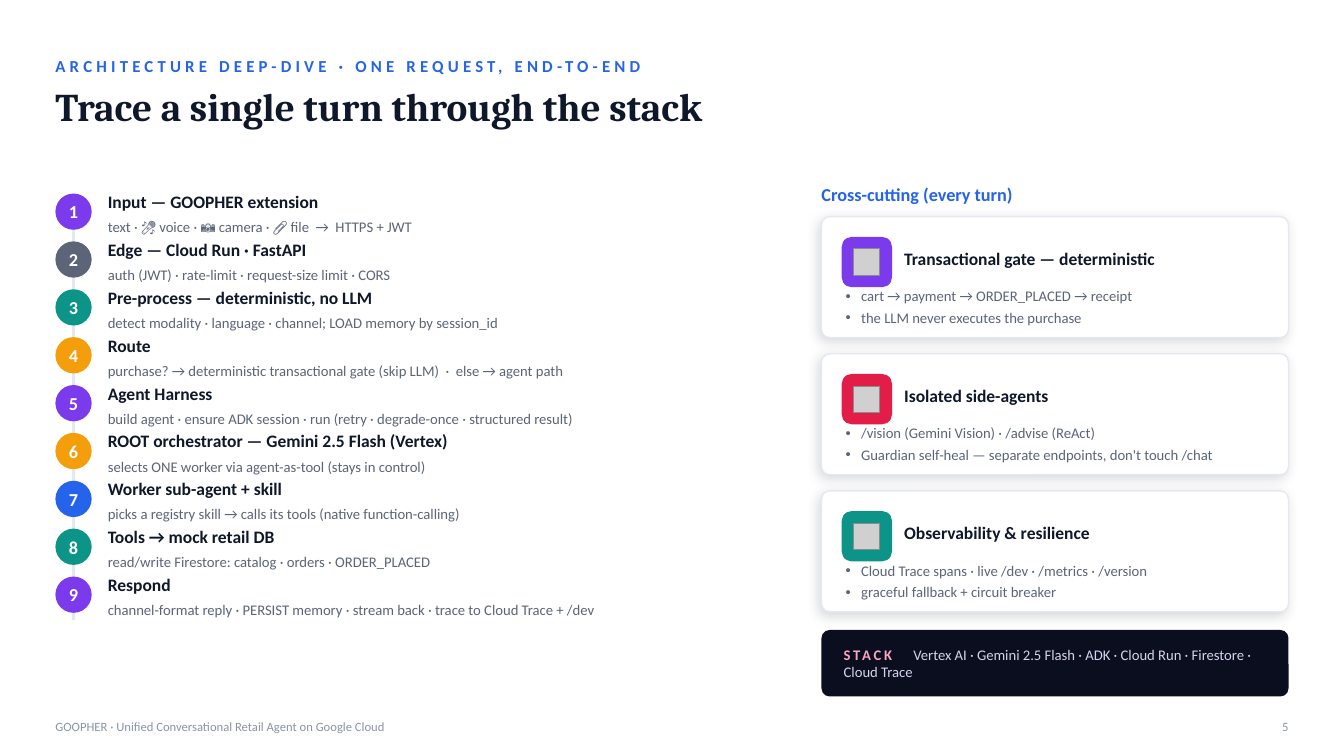
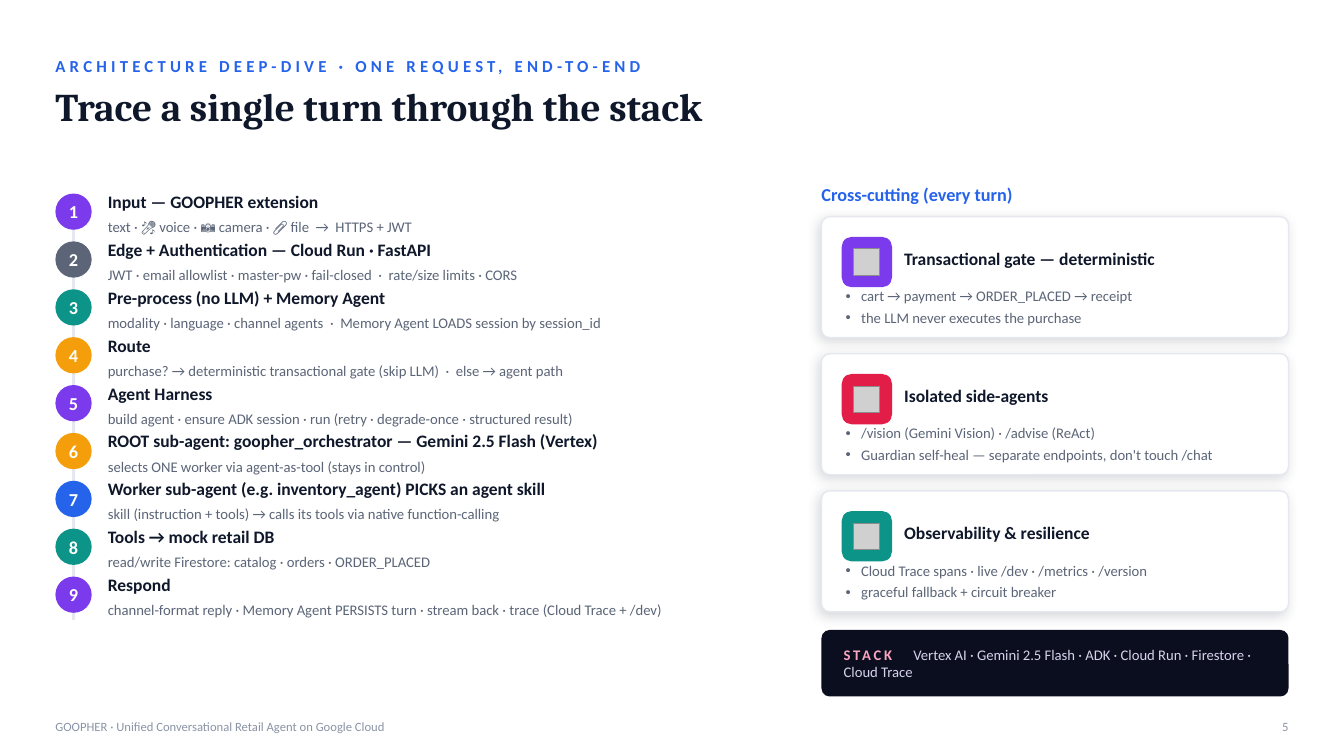
Before and after one commit to sanikacentric/goopher_gcp, a slide deck: slide 5 of PRESENTATION.pptx. Drawn at 1344x756 pixels with LibreOffice and Linux fonts; fonts in the diff are those of the drawing; grey boxes stand for pictures. Boxes give left, top, right and bottom in pixels: in the first picture for what was removed or moved away, otherwise in the second. Text is boxed around its words. In the diff, an @@ line names an element or a change of style, - is before the commit and + after.

```diff
--- a/PRESENTATION.pptx
+++ b/PRESENTATION.pptx
@@ text at <box>108,243,432,259</box>: text changed @@
-Edge — Cloud Run · FastAPI
+Edge + Authentication — Cloud Run · FastAPI
@@ text at <box>108,291,385,307</box>: text changed @@
-Pre-process — deterministic, no LLM
+Pre-process (no LLM) + Memory Agent
@@ text at <box>108,270,517,283</box>: text changed @@
-auth (JWT) · rate-limit · request-size limit · CORS
+JWT · email allowlist · master-pw · fail-closed · rate/size limits · CORS
@@ text at <box>108,318,600,331</box>: text changed @@
-detect modality · language · channel; LOAD memory by session_id
+modality · language · channel agents · Memory Agent LOADS session by session_id
@@ text at <box>108,434,598,450</box>: text changed @@
-ROOT orchestrator — Gemini 2.5 Flash (Vertex)
+ROOT sub-agent: goopher_orchestrator — Gemini 2.5 Flash (Vertex)
@@ text at <box>108,508,500,522</box>: text changed @@
-picks a registry skill → calls its tools (native function-calling)
+skill (instruction + tools) → calls its tools via native function-calling
@@ text at <box>108,482,545,498</box>: text changed @@
-Worker sub-agent + skill
+Worker sub-agent (e.g. inventory_agent) PICKS an agent skill
@@ text at <box>108,604,662,618</box>: text changed @@
-channel-format reply · PERSIST memory · stream back · trace to Cloud Trace + /dev
+channel-format reply · Memory Agent PERSISTS turn · stream back · trace (Cloud Trace + /dev)
```
Also in this commit, not shown: 6 other slides changed, 1 slide added, 2 other files.
